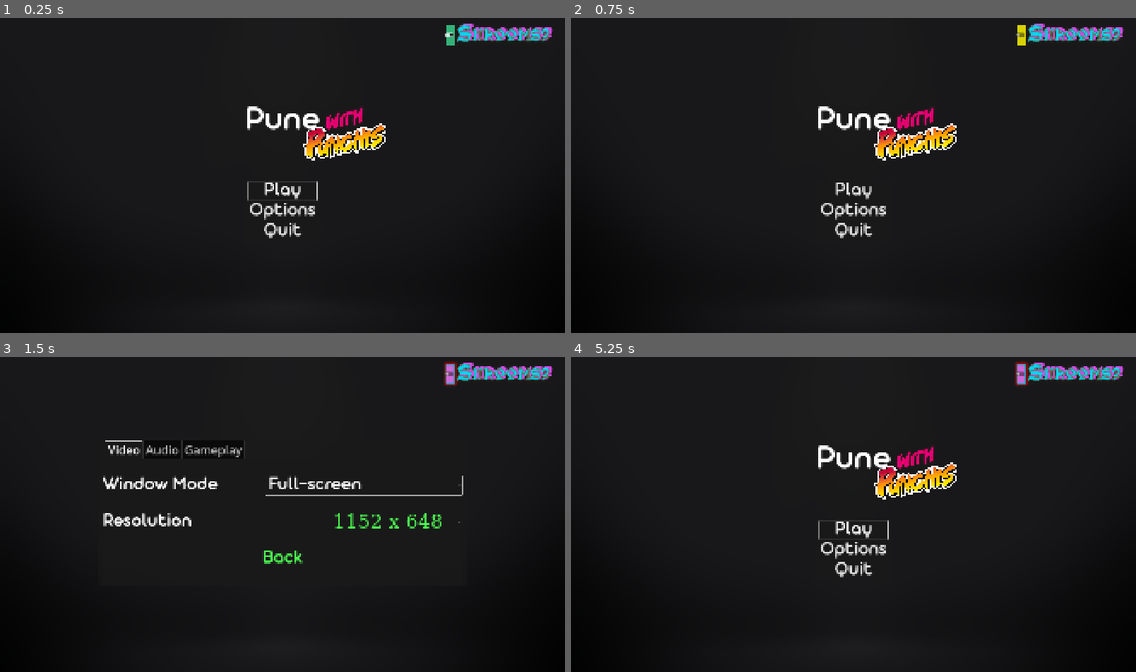
Above: before the commit, frames 1-4 (two rows, left to right).
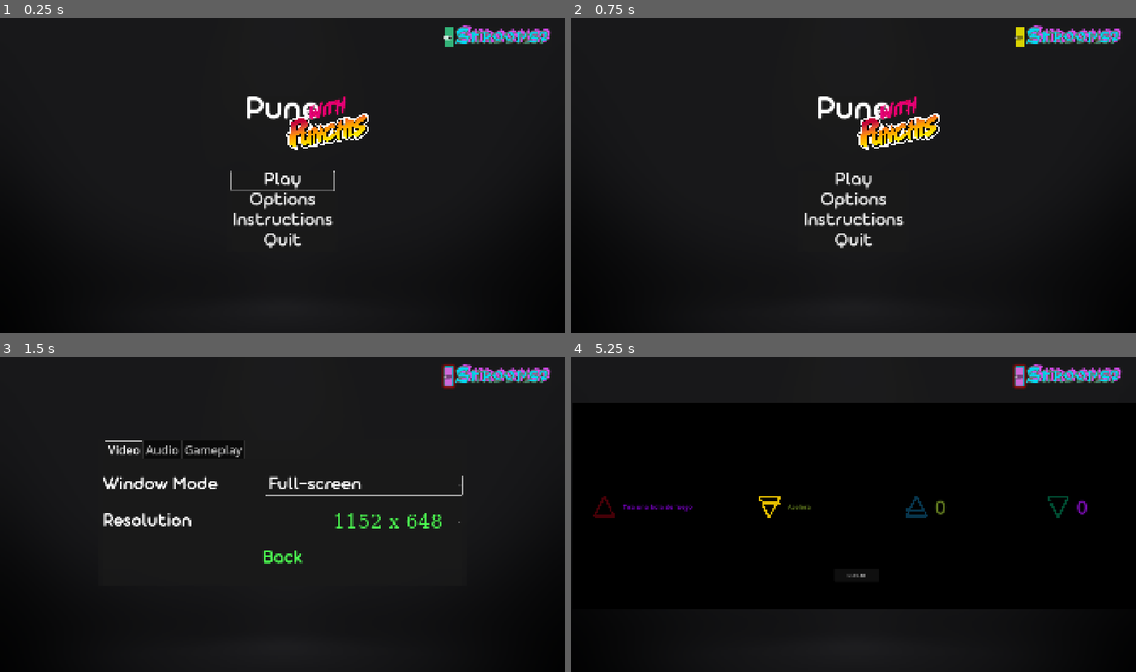
Above: after the commit, the same moments.

Repository: Raikul/pune-plus
Game: Godot game, scene res://scenes/menu.tscn
The game is run twice, just before and just after one commit, with the same random seed, the same clock (stepped at 60 frames per second) and the same inputs.
Inputs (mouse positions are in pixels of both pictures, inside the frame that each line leads up to; where the layout moved, square brackets give the same spot in the first picture):
- Up to frame 1 (0.25 s): no input
- Up to frame 2 (0.75 s): click (1017, 36) [1023, 33] at 0.5 s
- Up to frame 3 (1.5 s): click "Options" at 1.25 s
- Up to frame 4 (5.25 s): click "Full-screen" at 2 s; click "1152 x 648" at 2.75 s; click "Borderless Full-Screen" at 3.5 s; click "Back" at 4.25 s; click (853, 561) at 5 s, where only the run after the commit has a clickable "Instructions"

The runs differ from the first frame. In frame 1, 5.0% of the frame differs, in the area x 40-98%, y 1-74%; in frame 2, 4.9%; in frame 3, 1.0%; in frame 4, 45%, in the area x 0-100%, y 1-80%.

Commit message:
Escena inicial
-Agregamos botón al menu
-Creamos escena de Instrucciones con un botón de cierre
-Pusimos instrucciones mínimas

Diff:
--- a/project.godot
+++ b/project.godot
@@ -8,11 +8,15 @@
 
 config_version=5
 
+[animation]
+
+compatibility/default_parent_skeleton_in_mesh_instance_3d=true
+
 [application]
 
 config/name="Pune"
 run/main_scene="res://scenes/menu.tscn"
-config/features=PackedStringArray("4.5", "GL Compatibility")
+config/features=PackedStringArray("4.6", "GL Compatibility")
 config/icon="res://icon.svg"
 run/transparent_background=false
 
--- /dev/null
+++ b/scenes/instrucciones.gd
@@ -0,0 +1,6 @@
+extends Control
+
+
+func _on_button_pressed() -> void:
+	hide()
+	pass # Replace with function body.
--- /dev/null
+++ b/scenes/instrucciones.tscn
@@ -0,0 +1,169 @@
+[gd_scene format=3 uid="uid://cua7mokcq7oa"]
+
+[ext_resource type="Script" uid="uid://bo5rmpgxmta05" path="res://scenes/instrucciones.gd" id="1_anmr4"]
+[ext_resource type="Texture2D" uid="uid://bvytc0f0scp8j" path="res://assets/jorge-resources/Game Selection/Fire-Water symbol.png" id="1_b42ok"]
+[ext_resource type="Texture2D" uid="uid://bqb0rtmryfpj5" path="res://assets/jorge-resources/Game Selection/Air-Earth symbol rot.png" id="2_anmr4"]
+[ext_resource type="Texture2D" uid="uid://dd2qb0nlltbrq" path="res://assets/jorge-resources/Game Selection/Air-Earth symbol.png" id="3_b1dxx"]
+[ext_resource type="Texture2D" uid="uid://dkdrc52ib1fsv" path="res://assets/jorge-resources/Game Selection/Fire-Water symbol rot.png" id="4_bqms7"]
+
+[sub_resource type="StyleBoxFlat" id="StyleBoxFlat_b42ok"]
+bg_color = Color(0, 0, 0, 1)
+
+[node name="Instrucciones" type="Control" unique_id=1618712375]
+layout_mode = 3
+anchors_preset = 15
+anchor_right = 1.0
+anchor_bottom = 1.0
+grow_horizontal = 2
+grow_vertical = 2
+script = ExtResource("1_anmr4")
+
+[node name="PanelContainer" type="PanelContainer" parent="." unique_id=1133726453]
+layout_mode = 0
+offset_right = 1364.0
+offset_bottom = 699.0
+theme_override_styles/panel = SubResource("StyleBoxFlat_b42ok")
+
+[node name="MarginContainer" type="MarginContainer" parent="PanelContainer" unique_id=1011093358]
+layout_mode = 2
+
+[node name="HBoxContainer" type="HBoxContainer" parent="PanelContainer/MarginContainer" unique_id=247259651]
+custom_minimum_size = Vector2(1920, 0)
+layout_mode = 2
+
+[node name="PanelContainer" type="PanelContainer" parent="PanelContainer/MarginContainer/HBoxContainer" unique_id=321542618]
+self_modulate = Color(1, 1, 1, 0)
+layout_mode = 2
+size_flags_horizontal = 6
+
+[node name="HBoxContainer" type="HBoxContainer" parent="PanelContainer/MarginContainer/HBoxContainer/PanelContainer" unique_id=1969455978]
+layout_mode = 2
+theme_override_constants/separation = 25
+
+[node name="Player1Cooldown" type="TextureProgressBar" parent="PanelContainer/MarginContainer/HBoxContainer/PanelContainer/HBoxContainer" unique_id=1529820060]
+self_modulate = Color(0.898039, 0, 0.898039, 1)
+custom_minimum_size = Vector2(75, 75)
+layout_mode = 2
+size_flags_horizontal = 2
+size_flags_vertical = 4
+max_value = 6.0
+step = 0.01
+value = 6.0
+fill_mode = 2
+nine_patch_stretch = true
+texture_under = ExtResource("1_b42ok")
+texture_progress = ExtResource("1_b42ok")
+tint_under = Color(1, 0.25098, 0.101961, 1)
+tint_progress = Color(0.301961, 0.0745098, 0.0313726, 1)
+
+[node name="Player1Description" type="Label" parent="PanelContainer/MarginContainer/HBoxContainer/PanelContainer/HBoxContainer" unique_id=846471158]
+self_modulate = Color(1, 0, 1, 1)
+layout_mode = 2
+size_flags_horizontal = 8
+theme_override_colors/font_color = Color(0.466667, 0.490196, 0.760784, 1)
+theme_override_font_sizes/font_size = 22
+text = "Tira una bola de fuego"
+horizontal_alignment = 2
+
+[node name="PanelContainer2" type="PanelContainer" parent="PanelContainer/MarginContainer/HBoxContainer" unique_id=1544115801]
+self_modulate = Color(1, 1, 1, 0)
+layout_mode = 2
+size_flags_horizontal = 6
+
+[node name="HBoxContainer" type="HBoxContainer" parent="PanelContainer/MarginContainer/HBoxContainer/PanelContainer2" unique_id=2130919424]
+layout_mode = 2
+theme_override_constants/separation = 25
+
+[node name="Player2Cooldown" type="TextureProgressBar" parent="PanelContainer/MarginContainer/HBoxContainer/PanelContainer2/HBoxContainer" unique_id=935394065]
+custom_minimum_size = Vector2(75, 75)
+layout_mode = 2
+size_flags_horizontal = 2
+size_flags_vertical = 4
+max_value = 6.0
+step = 0.1
+fill_mode = 2
+nine_patch_stretch = true
+texture_under = ExtResource("2_anmr4")
+texture_progress = ExtResource("2_anmr4")
+tint_under = Color(0.901961, 0.74902, 0, 1)
+tint_progress = Color(0.301961, 0.25098, 0, 1)
+
+[node name="Player2Description" type="Label" parent="PanelContainer/MarginContainer/HBoxContainer/PanelContainer2/HBoxContainer" unique_id=2115078004]
+self_modulate = Color(0.833333, 1, 0.166667, 1)
+layout_mode = 2
+size_flags_horizontal = 10
+theme_override_colors/font_color = Color(0.466667, 0.490196, 0.760784, 1)
+theme_override_font_sizes/font_size = 22
+text = "Acelera"
+
+[node name="PanelContainer3" type="PanelContainer" parent="PanelContainer/MarginContainer/HBoxContainer" unique_id=725750737]
+self_modulate = Color(1, 1, 1, 0)
+layout_mode = 2
+size_flags_horizontal = 6
+
+[node name="HBoxContainer" type="HBoxContainer" parent="PanelContainer/MarginContainer/HBoxContainer/PanelContainer3" unique_id=1195058539]
+layout_mode = 2
+theme_override_constants/separation = 25
+
+[node name="Player3Cooldown" type="TextureProgressBar" parent="PanelContainer/MarginContainer/HBoxContainer/PanelContainer3/HBoxContainer" unique_id=213483557]
+custom_minimum_size = Vector2(75, 75)
+layout_mode = 2
+size_flags_horizontal = 2
+size_flags_vertical = 4
+max_value = 6.0
+step = 0.01
+value = 6.0
+fill_mode = 2
+nine_patch_stretch = true
+texture_under = ExtResource("3_b1dxx")
+texture_progress = ExtResource("3_b1dxx")
+tint_under = Color(0.101961, 0.698039, 1, 1)
+tint_progress = Color(0.03, 0.21, 0.3, 1)
+
+[node name="Player3ScoreLabel" type="Label" parent="PanelContainer/MarginContainer/HBoxContainer/PanelContainer3/HBoxContainer" unique_id=939100934]
+self_modulate = Color(0.833333, 1, 0.166667, 1)
+layout_mode = 2
+theme_override_colors/font_color = Color(0.466667, 0.490196, 0.760784, 1)
+theme_override_font_sizes/font_size = 66
+text = "0"
+
+[node name="PanelContainer4" type="PanelContainer" parent="PanelContainer/MarginContainer/HBoxContainer" unique_id=895410247]
+self_modulate = Color(1, 1, 1, 0)
+layout_mode = 2
+size_flags_horizontal = 6
+
+[node name="HBoxContainer" type="HBoxContainer" parent="PanelContainer/MarginContainer/HBoxContainer/PanelContainer4" unique_id=1835777973]
+layout_mode = 2
+theme_override_constants/separation = 25
+
+[node name="Player4Cooldown" type="TextureProgressBar" parent="PanelContainer/MarginContainer/HBoxContainer/PanelContainer4/HBoxContainer" unique_id=569316078]
+custom_minimum_size = Vector2(75, 75)
+layout_mode = 2
+size_flags_horizontal = 2
+size_flags_vertical = 4
+max_value = 6.0
+step = 0.01
+value = 6.0
+fill_mode = 2
+nine_patch_stretch = true
+texture_under = ExtResource("4_bqms7")
+texture_progress = ExtResource("4_bqms7")
+tint_under = Color(0, 0.901961, 0.6, 1)
+tint_progress = Color(0, 0.3, 0.2, 1)
+
+[node name="Player4ScoreLabel" type="Label" parent="PanelContainer/MarginContainer/HBoxContainer/PanelContainer4/HBoxContainer" unique_id=2045973302]
+self_modulate = Color(1, 0.0985601, 0.90144, 1)
+layout_mode = 2
+theme_override_colors/font_color = Color(0.466667, 0.490196, 0.760784, 1)
+theme_override_font_sizes/font_size = 66
+text = "0"
+
+[node name="Button" type="Button" parent="." unique_id=849591867]
+layout_mode = 0
+offset_left = 888.0
+offset_top = 561.0
+offset_right = 1042.0
+offset_bottom = 604.0
+text = "CERRAR"
+
+[connection signal="pressed" from="Button" to="." method="_on_button_pressed"]
--- a/scenes/menu.tscn
+++ b/scenes/menu.tscn
@@ -8,16 +8,8 @@
 [ext_resource type="FontFile" uid="uid://cgb4gpxrb04bo" path="res://assets/jorge-resources/Starting Screen/Aristotelica Display DemiBold Trial.ttf" id="6_plbqb"]
 [ext_resource type="Texture2D" uid="uid://dsn85wonlj6bw" path="res://assets/jorge-resources/Starting Screen/Logo-With.png" id="7_v36xn"]
 [ext_resource type="Texture2D" uid="uid://d1fq163d2v530" path="res://assets/jorge-resources/Starting Screen/Logo-Punchis.png" id="8_kslgp"]
+[ext_resource type="PackedScene" uid="uid://cua7mokcq7oa" path="res://scenes/instrucciones.tscn" id="10_70i5f"]
 [ext_resource type="PackedScene" uid="uid://rr63k4v7eon5" path="res://scenes/new_player_setup.tscn" id="10_n56o5"]
-
-[sub_resource type="StyleBoxFlat" id="StyleBoxFlat_6e00a"]
-bg_color = Color(0.0431373, 0.164706, 0.831373, 1)
-
-[sub_resource type="StyleBoxFlat" id="StyleBoxFlat_hwfie"]
-bg_color = Color(0.85098, 0.827451, 0.0117647, 1)
-
-[sub_resource type="StyleBoxFlat" id="StyleBoxFlat_ci1j0"]
-bg_color = Color(0.203922, 0.701961, 0.47451, 1)
 
 [sub_resource type="StyleBoxFlat" id="StyleBoxFlat_1dagr"]
 bg_color = Color(0.815686, 0.415686, 0.858824, 1)
@@ -33,6 +25,15 @@
 shadow_color = Color(0.933333, 0, 0, 0.6)
 shadow_size = 10
 
+[sub_resource type="StyleBoxFlat" id="StyleBoxFlat_ci1j0"]
+bg_color = Color(0.203922, 0.701961, 0.47451, 1)
+
+[sub_resource type="StyleBoxFlat" id="StyleBoxFlat_hwfie"]
+bg_color = Color(0.85098, 0.827451, 0.0117647, 1)
+
+[sub_resource type="StyleBoxFlat" id="StyleBoxFlat_6e00a"]
+bg_color = Color(0.0431373, 0.164706, 0.831373, 1)
+
 [sub_resource type="Theme" id="Theme_7avap"]
 Button/colors/font_hover_color = Color(0.909804, 0.607843, 0.172549, 1)
 Button/font_sizes/font_size = 66
@@ -42,7 +43,7 @@
 
 [sub_resource type="SystemFont" id="SystemFont_xpgnv"]
 
-[node name="MainMenu" type="Control"]
+[node name="MainMenu" type="Control" unique_id=855265616]
 layout_mode = 3
 anchors_preset = 15
 anchor_right = 1.0
@@ -53,7 +54,7 @@
 theme = ExtResource("1_gkmrk")
 script = ExtResource("2_5y65b")
 
-[node name="Background" type="TextureRect" parent="."]
+[node name="Background" type="TextureRect" parent="." unique_id=281758474]
 layout_mode = 1
 anchors_preset = 15
 anchor_right = 1.0
@@ -63,18 +64,18 @@
 texture = ExtResource("3_75sqf")
 expand_mode = 5
 
-[node name="CanvasLayer" type="CanvasLayer" parent="."]
-
-[node name="Modifiers" type="Control" parent="CanvasLayer"]
+[node name="CanvasLayer" type="CanvasLayer" parent="." unique_id=1003252788]
+
+[node name="Modifiers" type="Control" parent="CanvasLayer" unique_id=962654165]
 layout_mode = 3
 anchors_preset = 0
-offset_left = 1714.0
-offset_top = 36.0
-offset_right = 1754.0
-offset_bottom = 76.0
-theme = ExtResource("1_gkmrk")
-
-[node name="PanelContainer" type="PanelContainer" parent="CanvasLayer/Modifiers"]
+offset_left = 1708.0
+offset_top = 44.0
+offset_right = 1748.0
+offset_bottom = 84.0
+theme = ExtResource("1_gkmrk")
+
+[node name="PanelContainer" type="PanelContainer" parent="CanvasLayer/Modifiers" unique_id=925590038]
 layout_mode = 1
 anchors_preset = 1
 anchor_left = 1.0
@@ -85,20 +86,20 @@
 offset_bottom = 67.0
 grow_horizontal = 0
 
-[node name="ShroomsContainer" type="HBoxContainer" parent="CanvasLayer/Modifiers/PanelContainer"]
-layout_mode = 2
-theme = ExtResource("1_gkmrk")
-
-[node name="ShroomsButton" type="CheckButton" parent="CanvasLayer/Modifiers/PanelContainer/ShroomsContainer"]
-layout_mode = 2
-theme = ExtResource("1_gkmrk")
+[node name="ShroomsContainer" type="HBoxContainer" parent="CanvasLayer/Modifiers/PanelContainer" unique_id=1659948263]
+layout_mode = 2
+theme = ExtResource("1_gkmrk")
+
+[node name="ShroomsButton" type="CheckButton" parent="CanvasLayer/Modifiers/PanelContainer/ShroomsContainer" unique_id=544648200]
+layout_mode = 2
+theme = ExtResource("1_gkmrk")
+theme_override_styles/normal = SubResource("StyleBoxFlat_1dagr")
+theme_override_styles/pressed = SubResource("StyleBoxFlat_ci1j0")
+theme_override_styles/hover = SubResource("StyleBoxFlat_hwfie")
 theme_override_styles/hover_pressed = SubResource("StyleBoxFlat_6e00a")
-theme_override_styles/hover = SubResource("StyleBoxFlat_hwfie")
-theme_override_styles/pressed = SubResource("StyleBoxFlat_ci1j0")
-theme_override_styles/normal = SubResource("StyleBoxFlat_1dagr")
 button_pressed = true
 
-[node name="ShroomsLabel" type="Label" parent="CanvasLayer/Modifiers/PanelContainer/ShroomsContainer"]
+[node name="ShroomsLabel" type="Label" parent="CanvasLayer/Modifiers/PanelContainer/ShroomsContainer" unique_id=2128260512]
 layout_mode = 2
 theme = ExtResource("4_qxm8h")
 theme_override_colors/font_color = Color(0, 0.843137, 0.945098, 1)
@@ -110,13 +111,10 @@
 theme_override_constants/shadow_outline_size = 12
 text = "Shrooms?"
 
-[node name="Options" parent="CanvasLayer" instance=ExtResource("3_wmb4s")]
-visible = false
-
-[node name="OptionButton" parent="CanvasLayer/Options/CenterContainer/PanelContainer/MarginContainer/TabContainer/Gameplay/GapBox" index="2"]
-popup/item_0/id = 0
-
-[node name="Version" type="PanelContainer" parent="CanvasLayer"]
+[node name="Options" parent="CanvasLayer" unique_id=464464145 instance=ExtResource("3_wmb4s")]
+visible = false
+
+[node name="Version" type="PanelContainer" parent="CanvasLayer" unique_id=1072450106]
 visible = false
 anchors_preset = 3
 anchor_left = 1.0
@@ -132,19 +130,19 @@
 size_flags_horizontal = 3
 theme = ExtResource("1_gkmrk")
 
-[node name="MarginContainer" type="MarginContainer" parent="CanvasLayer/Version"]
+[node name="MarginContainer" type="MarginContainer" parent="CanvasLayer/Version" unique_id=1784071251]
 layout_mode = 2
 theme_override_constants/margin_left = 15
 theme_override_constants/margin_top = 3
 theme_override_constants/margin_right = 15
 theme_override_constants/margin_bottom = 3
 
-[node name="VersionNumber" type="Label" parent="CanvasLayer/Version/MarginContainer"]
+[node name="VersionNumber" type="Label" parent="CanvasLayer/Version/MarginContainer" unique_id=2108425634]
 layout_mode = 2
 theme_override_font_sizes/font_size = 44
 text = "Version 0.2 (Alpha)"
 
-[node name="ChangeLog" type="PanelContainer" parent="CanvasLayer"]
+[node name="ChangeLog" type="PanelContainer" parent="CanvasLayer" unique_id=1931637407]
 visible = false
 anchors_preset = 3
 anchor_left = 1.0
@@ -159,14 +157,14 @@
 grow_vertical = 0
 theme = ExtResource("1_gkmrk")
 
-[node name="VBoxContainer" type="VBoxContainer" parent="CanvasLayer/ChangeLog"]
+[node name="VBoxContainer" type="VBoxContainer" parent="CanvasLayer/ChangeLog" unique_id=552557687]
 layout_mode = 2
 size_flags_horizontal = 8
 size_flags_vertical = 0
 theme = SubResource("Theme_7avap")
 alignment = 1
 
-[node name="ChangeLogDetailsContainer" type="MarginContainer" parent="CanvasLayer/ChangeLog/VBoxContainer"]
+[node name="ChangeLogDetailsContainer" type="MarginContainer" parent="CanvasLayer/ChangeLog/VBoxContainer" unique_id=1036057659]
 visible = false
 layout_mode = 2
 size_flags_horizontal = 4
@@ -176,7 +174,7 @@
 theme_override_constants/margin_right = 15
 theme_override_constants/margin_bottom = 3
 
-[node name="ChangeLogDetails" type="Label" parent="CanvasLayer/ChangeLog/VBoxContainer/ChangeLogDetailsContainer"]
+[node name="ChangeLogDetails" type="Label" parent="CanvasLayer/ChangeLog/VBoxContainer/ChangeLogDetailsContainer" unique_id=928803375]
 layout_mode = 2
 size_flags_horizontal = 4
 theme_override_fonts/font = SubResource("SystemFont_xpgnv")
@@ -185,7 +183,7 @@
 -Added visual for PunchyReady
 "
 
-[node name="MarginContainer" type="MarginContainer" parent="CanvasLayer/ChangeLog/VBoxContainer"]
+[node name="MarginContainer" type="MarginContainer" parent="CanvasLayer/ChangeLog/VBoxContainer" unique_id=613202549]
 layout_mode = 2
 size_flags_horizontal = 8
 size_flags_vertical = 4
@@ -194,7 +192,7 @@
 theme_override_constants/margin_right = 15
 theme_override_constants/margin_bottom = 3
 
-[node name="ChangeLogButton" type="Button" parent="CanvasLayer/ChangeLog/VBoxContainer/MarginContainer"]
+[node name="ChangeLogButton" type="Button" parent="CanvasLayer/ChangeLog/VBoxContainer/MarginContainer" unique_id=213104462]
 z_index = 3
 layout_mode = 2
 size_flags_horizontal = 8
@@ -203,7 +201,7 @@
 action_mode = 0
 text = "Version 0.22 (Alpha)"
 
-[node name="TopMenu" type="CenterContainer" parent="CanvasLayer"]
+[node name="TopMenu" type="CenterContainer" parent="CanvasLayer" unique_id=704499331]
 anchors_preset = 8
 anchor_left = 0.5
 anchor_top = 0.5
@@ -220,25 +218,25 @@
 size_flags_stretch_ratio = 0.0
 theme = SubResource("Theme_7avap")
 
-[node name="VBoxContainer" type="VBoxContainer" parent="CanvasLayer/TopMenu"]
+[node name="VBoxContainer" type="VBoxContainer" parent="CanvasLayer/TopMenu" unique_id=1134060256]
 layout_mode = 2
 theme_override_constants/separation = 150
 
-[node name="PanelContainer2" type="PanelContainer" parent="CanvasLayer/TopMenu/VBoxContainer"]
-layout_mode = 2
-
-[node name="Title2" type="Label" parent="CanvasLayer/TopMenu/VBoxContainer/PanelContainer2"]
+[node name="PanelContainer2" type="PanelContainer" parent="CanvasLayer/TopMenu/VBoxContainer" unique_id=1012830404]
+layout_mode = 2
+
+[node name="Title2" type="Label" parent="CanvasLayer/TopMenu/VBoxContainer/PanelContainer2" unique_id=1591810183]
 layout_mode = 2
 size_flags_vertical = 0
 theme_override_font_sizes/font_size = 120
 text = "Pune"
 horizontal_alignment = 1
 
-[node name="Control" type="Control" parent="CanvasLayer/TopMenu/VBoxContainer/PanelContainer2"]
-layout_mode = 2
-
-[node name="TextureRect" type="TextureRect" parent="CanvasLayer/TopMenu/VBoxContainer/PanelContainer2/Control"]
-layout_mode = 2
+[node name="Control" type="Control" parent="CanvasLayer/TopMenu/VBoxContainer/PanelContainer2" unique_id=1061801257]
+layout_mode = 2
+
+[node name="TextureRect" type="TextureRect" parent="CanvasLayer/TopMenu/VBoxContainer/PanelContainer2/Control" unique_id=909634349]
+layout_mode = 0
 offset_left = 264.5
 offset_top = 27.0
 offset_right = 2698.5
@@ -247,8 +245,8 @@
 scale = Vector2(0.059847, 0.059847)
 texture = ExtResource("7_v36xn")
 
-[node name="TextureRect2" type="TextureRect" parent="CanvasLayer/TopMenu/VBoxContainer/PanelContainer2/Control"]
-layout_mode = 2
+[node name="TextureRect2" type="TextureRect" parent="CanvasLayer/TopMenu/VBoxContainer/PanelContainer2/Control" unique_id=1686675965]
+layout_mode = 0
 offset_left = 189.5
 offset_top = 84.0
 offset_right = 3812.5
@@ -257,21 +255,21 @@
 scale = Vector2(0.0798492, 0.0798492)
 texture = ExtResource("8_kslgp")
 
-[node name="PanelContainer" type="PanelContainer" parent="CanvasLayer/TopMenu/VBoxContainer"]
-layout_mode = 2
-
-[node name="MarginContainer" type="MarginContainer" parent="CanvasLayer/TopMenu/VBoxContainer/PanelContainer"]
+[node name="PanelContainer" type="PanelContainer" parent="CanvasLayer/TopMenu/VBoxContainer" unique_id=87840065]
+layout_mode = 2
+
+[node name="MarginContainer" type="MarginContainer" parent="CanvasLayer/TopMenu/VBoxContainer/PanelContainer" unique_id=252646421]
 layout_mode = 2
 theme_override_constants/margin_left = 15
 theme_override_constants/margin_top = 3
 theme_override_constants/margin_right = 15
 theme_override_constants/margin_bottom = 3
 
-[node name="VBoxContainer" type="VBoxContainer" parent="CanvasLayer/TopMenu/VBoxContainer/PanelContainer/MarginContainer"]
+[node name="VBoxContainer" type="VBoxContainer" parent="CanvasLayer/TopMenu/VBoxContainer/PanelContainer/MarginContainer" unique_id=885280246]
 layout_mode = 2
 alignment = 1
 
-[node name="Title" type="Label" parent="CanvasLayer/TopMenu/VBoxContainer/PanelContainer/MarginContainer/VBoxContainer"]
+[node name="Title" type="Label" parent="CanvasLayer/TopMenu/VBoxContainer/PanelContainer/MarginContainer/VBoxContainer" unique_id=2113162999]
 visible = false
 layout_mode = 2
 size_flags_vertical = 0
@@ -279,28 +277,34 @@
 text = "Pune Con Punchis"
 horizontal_alignment = 1
 
-[node name="Play" type="Button" parent="CanvasLayer/TopMenu/VBoxContainer/PanelContainer/MarginContainer/VBoxContainer"]
+[node name="Play" type="Button" parent="CanvasLayer/TopMenu/VBoxContainer/PanelContainer/MarginContainer/VBoxContainer" unique_id=880425664]
 layout_mode = 2
 theme = SubResource("Theme_7avap")
 text = "Play"
 
-[node name="Multiplayer" type="Button" parent="CanvasLayer/TopMenu/VBoxContainer/PanelContainer/MarginContainer/VBoxContainer"]
+[node name="Multiplayer" type="Button" parent="CanvasLayer/TopMenu/VBoxContainer/PanelContainer/MarginContainer/VBoxContainer" unique_id=1559298825]
 visible = false
 layout_mode = 2
 text = "Multiplayer"
 
-[node name="Options" type="Button" parent="CanvasLayer/TopMenu/VBoxContainer/PanelContainer/MarginContainer/VBoxContainer"]
+[node name="Options" type="Button" parent="CanvasLayer/TopMenu/VBoxContainer/PanelContainer/MarginContainer/VBoxContainer" unique_id=1228341811]
 layout_mode = 2
 theme_override_constants/h_separation = 15
 theme_override_font_sizes/font_size = 66
 text = "Options"
 
-[node name="Quit" type="Button" parent="CanvasLayer/TopMenu/VBoxContainer/PanelContainer/MarginContainer/VBoxContainer"]
+[node name="Instructions" type="Button" parent="CanvasLayer/TopMenu/VBoxContainer/PanelContainer/MarginContainer/VBoxContainer" unique_id=399230022]
+layout_mode = 2
+theme_override_constants/h_separation = 15
+theme_override_font_sizes/font_size = 66
+text = "Instructions"
+
+[node name="Quit" type="Button" parent="CanvasLayer/TopMenu/VBoxContainer/PanelContainer/MarginContainer/VBoxContainer" unique_id=1123454094]
 layout_mode = 2
 theme_override_font_sizes/font_size = 66
 text = "Quit"
 
-[node name="PlayerSetup" type="CenterContainer" parent="CanvasLayer"]
+[node name="PlayerSetup" type="CenterContainer" parent="CanvasLayer" unique_id=552390979]
 visible = false
 anchors_preset = 8
 anchor_left = 0.5
@@ -317,11 +321,19 @@
 size_flags_horizontal = 4
 size_flags_vertical = 4
 
-[node name="PanelContainer" type="PanelContainer" parent="CanvasLayer/PlayerSetup"]
-layout_mode = 2
-
-[node name="PlayerSetup" parent="CanvasLayer/PlayerSetup/PanelContainer" instance=ExtResource("10_n56o5")]
-layout_mode = 2
+[node name="PanelContainer" type="PanelContainer" parent="CanvasLayer/PlayerSetup" unique_id=390714292]
+layout_mode = 2
+
+[node name="PlayerSetup" parent="CanvasLayer/PlayerSetup/PanelContainer" unique_id=322420553 instance=ExtResource("10_n56o5")]
+layout_mode = 2
+
+[node name="Instrucciones" parent="CanvasLayer" unique_id=1618712375 instance=ExtResource("10_70i5f")]
+unique_name_in_owner = true
+visible = false
+offset_left = 6.0
+offset_top = 169.0
+offset_right = -6.0
+offset_bottom = -221.0
 
 [connection signal="toggled" from="CanvasLayer/Modifiers/PanelContainer/ShroomsContainer/ShroomsButton" to="." method="_on_shrooms_button_toggled"]
 [connection signal="back" from="CanvasLayer/Options" to="." method="_on_options_back_button_pressed"]
@@ -329,6 +341,7 @@
 [connection signal="pressed" from="CanvasLayer/TopMenu/VBoxContainer/PanelContainer/MarginContainer/VBoxContainer/Play" to="." method="_on_play_pressed"]
 [connection signal="pressed" from="CanvasLayer/TopMenu/VBoxContainer/PanelContainer/MarginContainer/VBoxContainer/Multiplayer" to="." method="_on_multiplayer_pressed"]
 [connection signal="pressed" from="CanvasLayer/TopMenu/VBoxContainer/PanelContainer/MarginContainer/VBoxContainer/Options" to="." method="_on_options_pressed"]
+[connection signal="pressed" from="CanvasLayer/TopMenu/VBoxContainer/PanelContainer/MarginContainer/VBoxContainer/Instructions" to="." method="_on_instructions_pressed"]
 [connection signal="pressed" from="CanvasLayer/TopMenu/VBoxContainer/PanelContainer/MarginContainer/VBoxContainer/Quit" to="." method="_on_quit_pressed"]
 [connection signal="back" from="CanvasLayer/PlayerSetup/PanelContainer/PlayerSetup" to="." method="_on_player_setup_back"]
 [connection signal="go" from="CanvasLayer/PlayerSetup/PanelContainer/PlayerSetup" to="." method="_on_player_setup_go"]
--- a/scripts/menu.gd
+++ b/scripts/menu.gd
@@ -55,3 +55,8 @@
 #Region Multiplayer
 func _on_multiplayer_pressed():
 	get_tree().change_scene_to_file("res://scenes/multiplayer_setup.tscn")
+
+
+func _on_instructions_pressed() -> void:
+	%Instrucciones.show()
+	pass # Replace with function body.
Not shown, added: scenes/instrucciones.gd.uid
Not shown: 1 places in scenes/menu.tscn that only renumber resources
